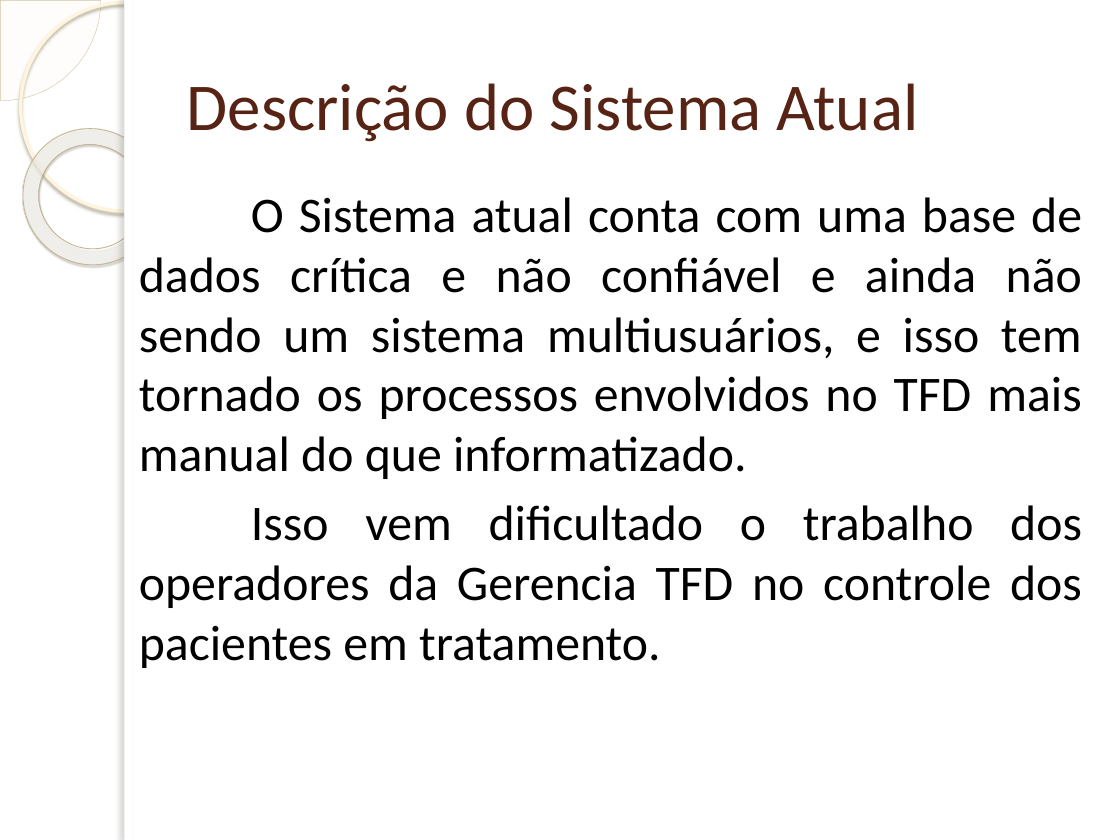
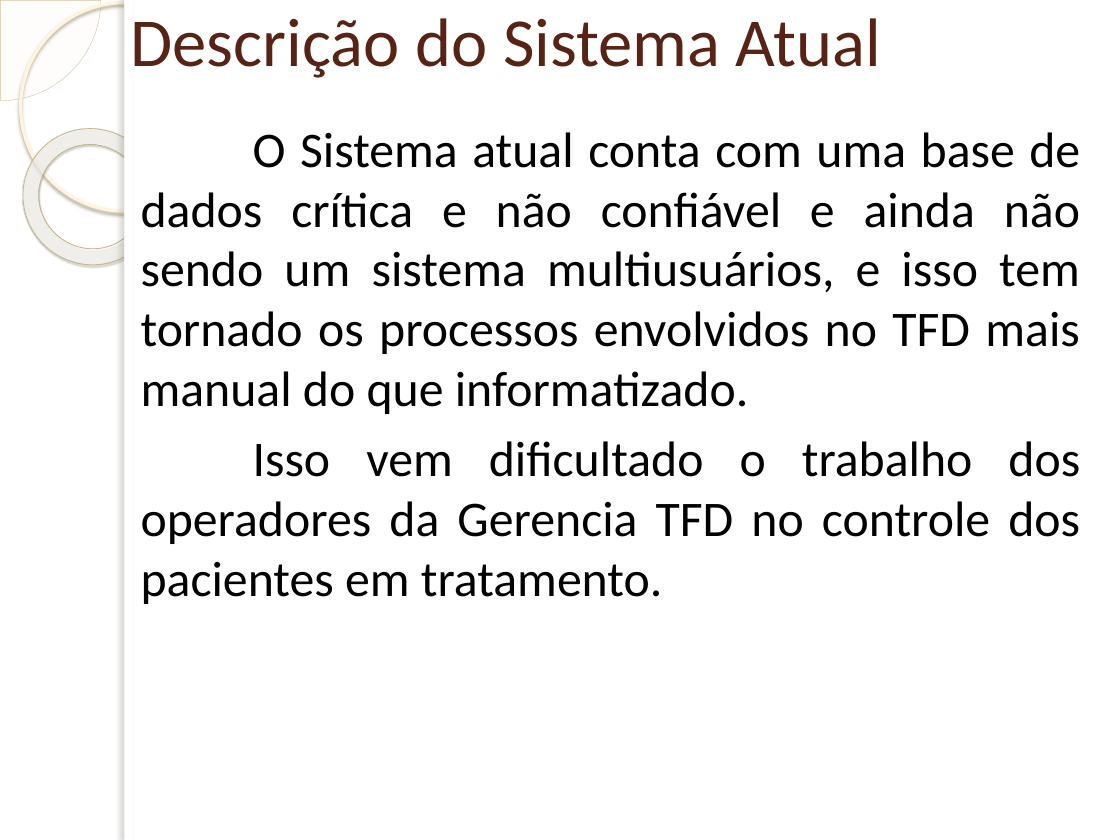
Before and after one commit to pjsantosp/PROJETOTCC, a slide deck: slide 4 of Apresentação TCC1 Paulo.pptx (slide 5 before the commit). Drawn at 1120x840 pixels with LibreOffice and Linux fonts; fonts in the diff are those of the drawing; background and template pictures are left out. Boxes give left, top, right and bottom in pixels: in the first picture for what was removed or moved away, otherwise in the second. Text is boxed around its words. In the diff, an @@ line names an element or a change of style, - is before the commit and + after.

```diff
--- a/Apresentação TCC1 Paulo.pptx
+++ b/Apresentação TCC1 Paulo.pptx
@@ title "Descrição do Sistema Atual": place and size @@
-title "Descrição do Sistema Atual" at box(187, 83, 919, 142)
+title "Descrição do Sistema Atual" at box(131, 18, 882, 78)
@@ title "Descrição do Sistema Atual" at box(131, 18, 882, 78): size 43 to 44.1 pt; vertical alignment middle to top @@
@@ text "O Sistema atual conta com ..." rewrapped from box(139, 197, 1082, 668) to box(141, 132, 1080, 604) @@
```
Also in this commit, not shown: 9 other slides changed, 2 slides added, 1 slide removed.
